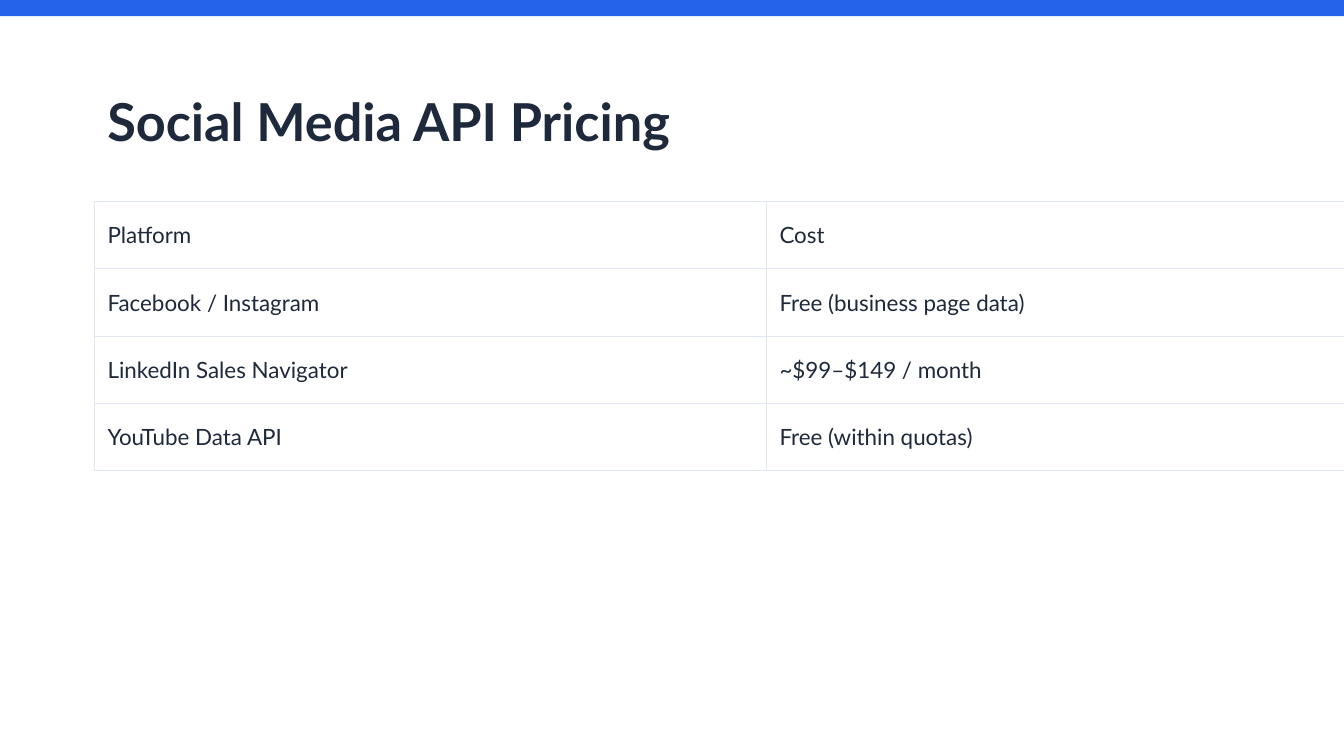
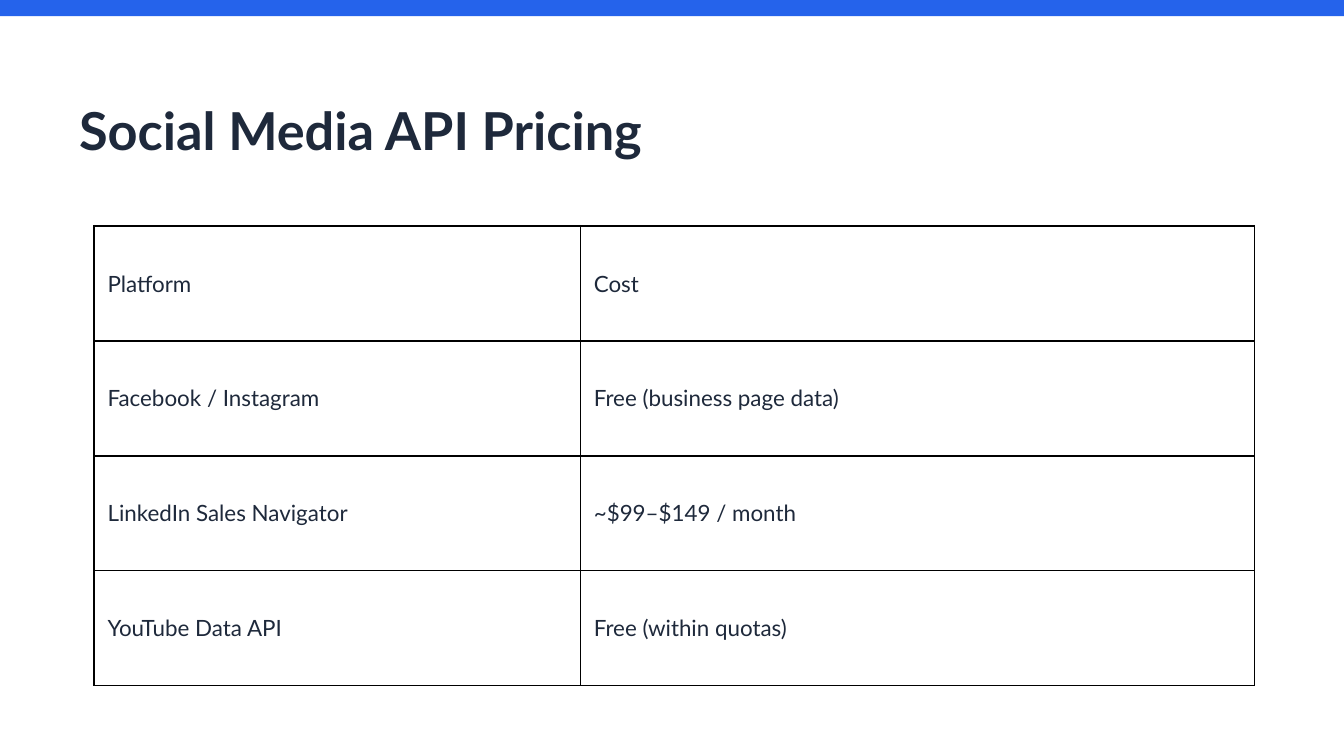
Before and after one commit to gaukaichuan/Lead-generator-, a slide deck: slide 8 of Sales_Lead_Generator_Proposal.pptx. Drawn at 1344x756 pixels with LibreOffice and Linux fonts; fonts in the diff are those of the drawing. Boxes give left, top, right and bottom in pixels: in the first picture for what was removed or moved away, otherwise in the second. Text is boxed around its words. In the diff, an @@ line names an element or a change of style, - is before the commit and + after.

```diff
--- a/Sales_Lead_Generator_Proposal.pptx
+++ b/Sales_Lead_Generator_Proposal.pptx
@@ text "Social Media API Pricing": place and size @@
-text "Social Media API Pricing" at box(107, 102, 670, 151)
+text "Social Media API Pricing" at box(79, 111, 642, 160)
@@ table at box(94, 226, 1255, 685) @@
@@ borders changed @@
@@ table: place and size @@
-table at box(94, 202, 1344, 453)
+table at box(94, 226, 1255, 685)
```
Also in this commit, not shown: 8 other slides changed, 2 other files.
